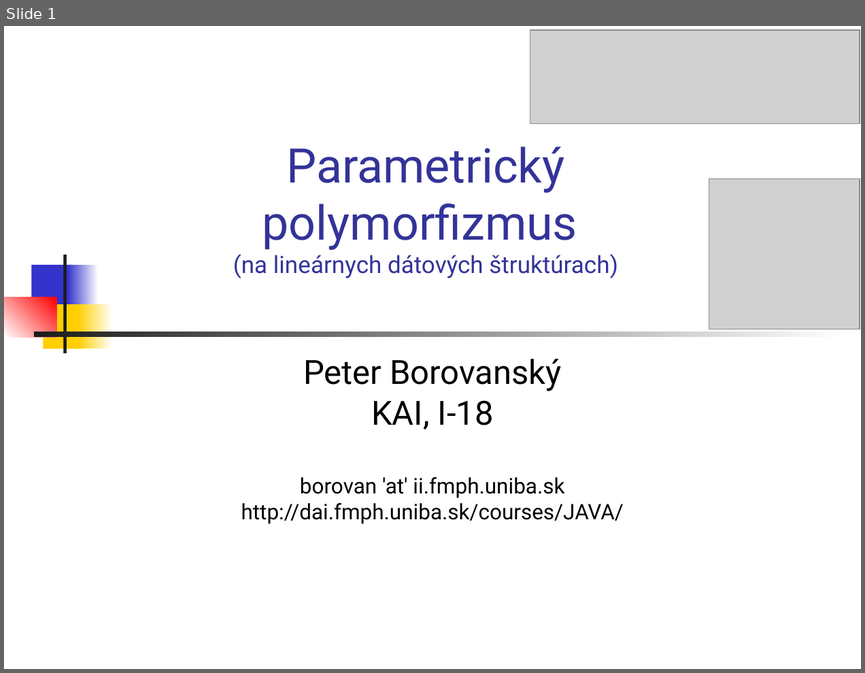
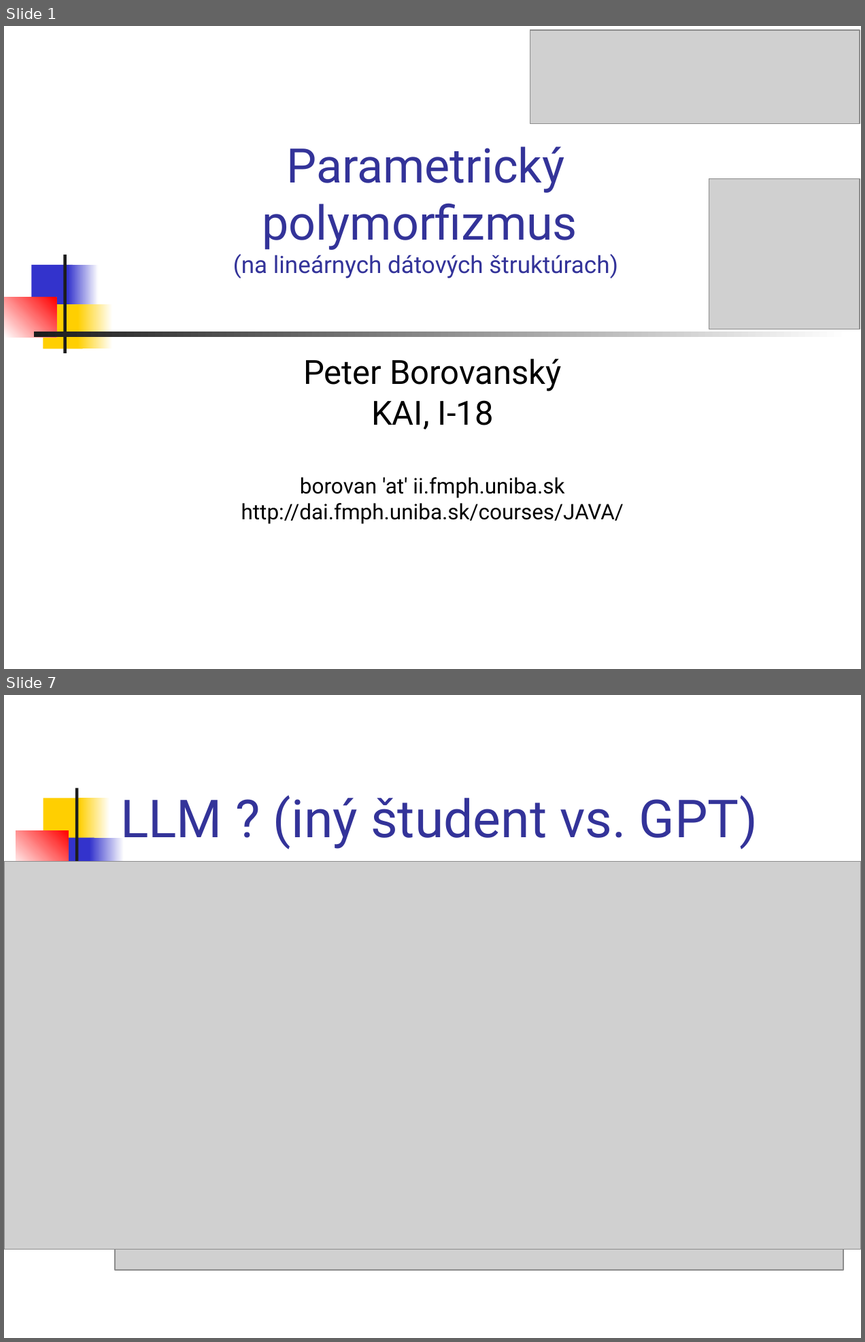
Before and after one commit to Programovanie4/Prednasky, a slide deck: 05/05_java.ppt. Shown one above the other, each under a label of ours: slide 1 before the commit, slides 1 and 7 after it; the slides between them are not shown. The pictures are 865x673 and 865x1342 pixels, drawn with LibreOffice and Linux fonts; fonts in the diff are those of the drawing; grey boxes stand for pictures. Boxes give left, top, right and bottom in pixels: in the first picture for what was removed or moved away, otherwise in the second. Text is boxed around its words. In the diff, an @@ line names an element or a change of style, - is before the commit and + after.

```diff
--- a/05/05_java.ppt
+++ b/05/05_java.ppt
@@ slide 7 added at box(4, 695, 861, 1338), background #FFFFFF @@
@@ rectangle added at box(75, 787, 77, 886), fill #1C1C1C @@
@@ title added at box(120, 795, 758, 849), 44 pt, text #333399 @@
+LLM ? (iný študent vs. GPT)
@@ rectangle added at box(43, 798, 84, 843), fill #FFCF01 @@
@@ rectangle added at box(79, 798, 110, 843), fill gradient #FFCF01 to #FFFFFF @@
@@ rectangle added at box(16, 830, 68, 870), fill gradient #FFFFFF to #FF0000 @@
@@ rectangle added at box(54, 837, 94, 882), fill #3333CC @@
@@ rectangle added at box(90, 837, 124, 882), fill gradient #3333CC to #FFFFFF @@
@@ picture added at box(4, 861, 861, 1249) @@
@@ rectangle added at box(45, 862, 816, 864), fill gradient #1C1C1C to #FFFFFF @@
@@ picture added at box(115, 884, 843, 1270) @@
```
Also in this commit, not shown: 5 slides changed, 3 other slides added, 4 other files.
